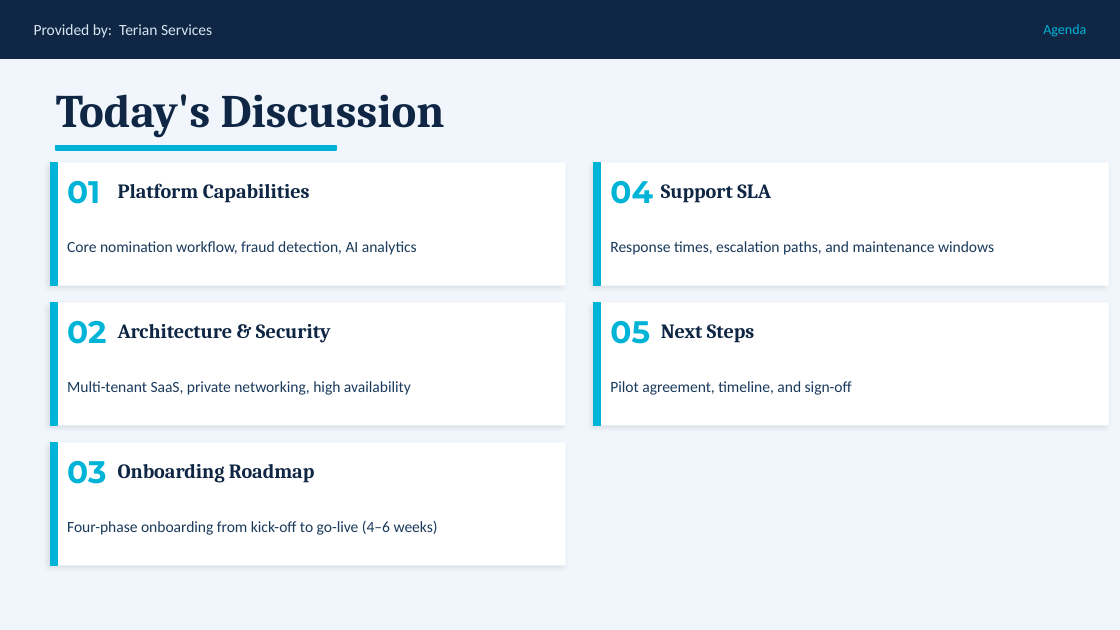
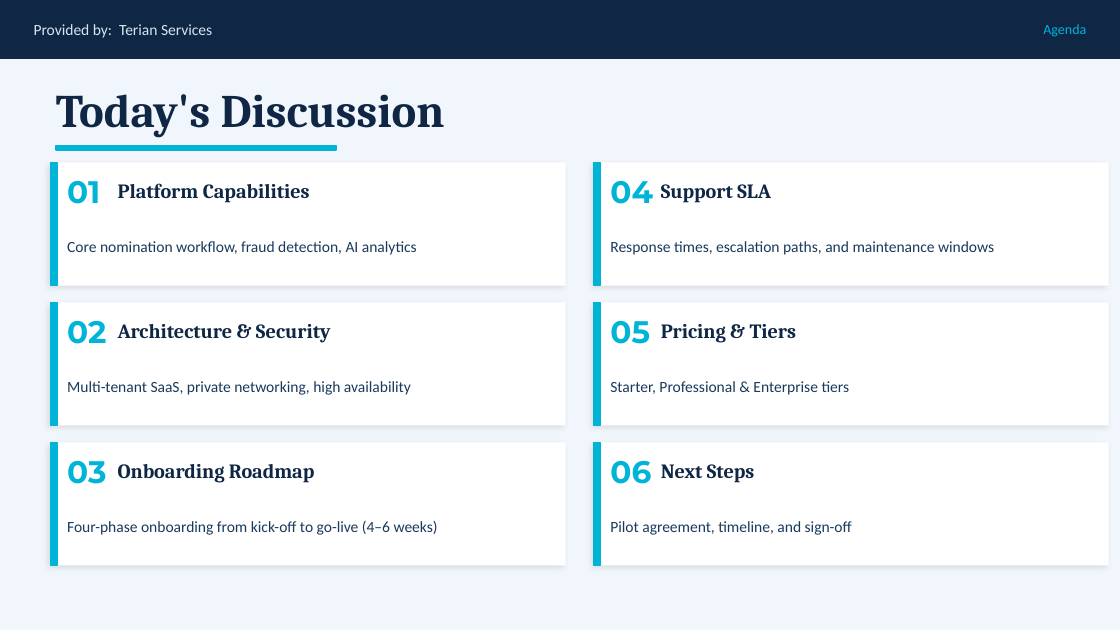
Before and after one commit to DTerian64/Terian_Services, a slide deck: slide 2 of blob_templates/award_nomination_onboarding_template.pptx. Drawn at 1120x630 pixels with LibreOffice and Linux fonts; fonts in the diff are those of the drawing. Boxes give left, top, right and bottom in pixels: in the first picture for what was removed or moved away, otherwise in the second. Text is boxed around its words. In the diff, an @@ line names an element or a change of style, - is before the commit and + after.

```diff
--- a/blob_templates/award_nomination_onboarding_template.pptx
+++ b/blob_templates/award_nomination_onboarding_template.pptx
@@ text at (661, 324, 797, 343): text changed @@
-Next Steps
+Pricing & Tiers
@@ text at (610, 381, 850, 395): text changed @@
-Pilot agreement, timeline, and sign-off
+Starter, Professional & Enterprise tiers
@@ rectangle added at (594, 442, 1109, 566), fill #FFFFFF @@
@@ rectangle added at (594, 442, 600, 566), fill #00B4D8, outline #00B4D8 1 pt @@
@@ text added at (610, 461, 651, 484), 20 pt, text #00B4D8, bold @@
+06
@@ text added at (661, 464, 755, 483), 13 pt, text #0F2744, bold @@
+Next Steps
@@ text added at (610, 521, 852, 535), 10 pt, text #1A3A5C @@
+Pilot agreement, timeline, and sign-off
```
Also in this commit, not shown: 2 slides added, 1 other file.
